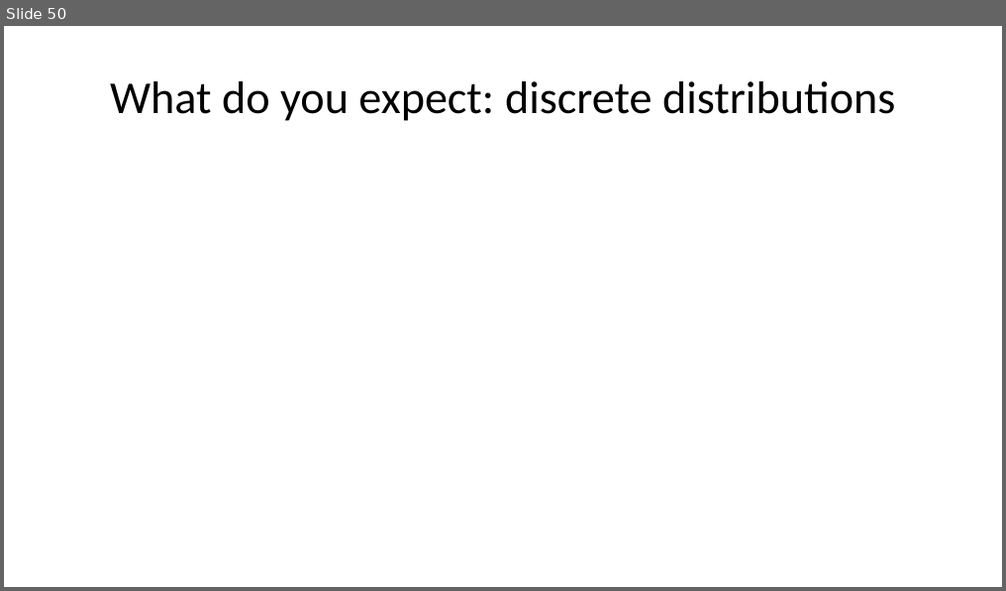
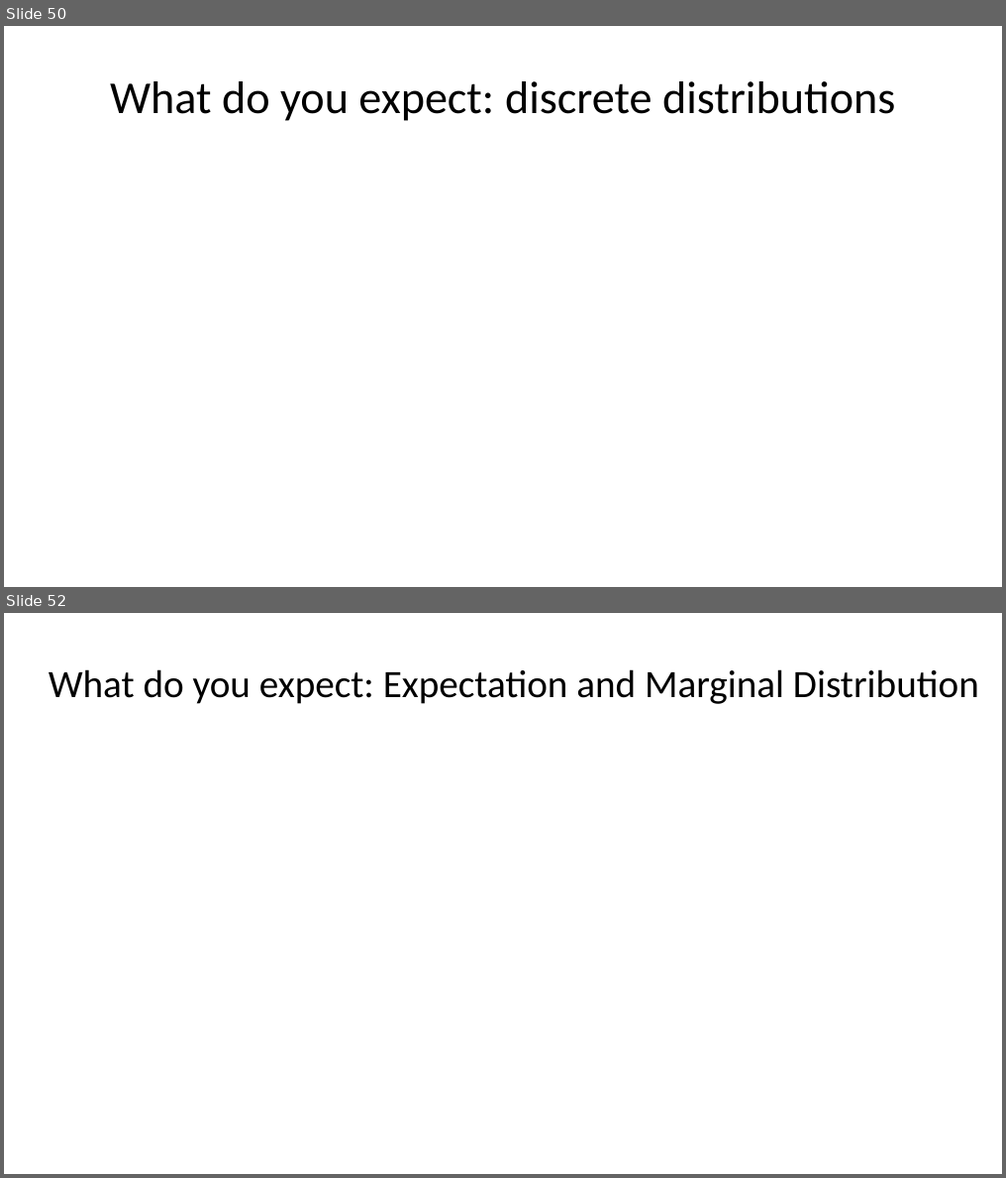
Before and after one commit to StephenElston/CSCI-E25, a slide deck: SupplementaryMaterial/ConditionalProbability_WhenOneThingDependsOnAother.pptx. Shown one above the other, each under a label of ours: slide 50 before the commit, slides 50 and 52 after it; the slides between them are not shown. The pictures are 1006x591 and 1006x1178 pixels, drawn with LibreOffice and Linux fonts; fonts in the diff are those of the drawing; grey boxes stand for pictures. Boxes give left, top, right and bottom in pixels: in the first picture for what was removed or moved away, otherwise in the second. Text is boxed around its words. In the diff, an @@ line names an element or a change of style, - is before the commit and + after.

```diff
--- a/SupplementaryMaterial/ConditionalProbability_WhenOneThingDependsOnAother.pptx
+++ b/SupplementaryMaterial/ConditionalProbability_WhenOneThingDependsOnAother.pptx
@@ slide 52 added at (x1=4, y1=613, x2=1002, y2=1174), background #FFFFFF @@
@@ title added at (x1=49, y1=669, x2=979, y2=704), 28 pt, text #000000 @@
+What do you expect: Expectation and Marginal Distribution
```
Also in this commit, not shown: 1 slide changed, 3 other slides added.
